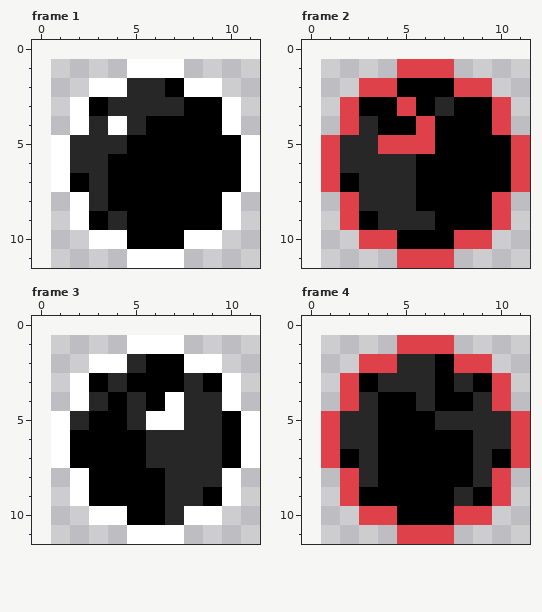
Two versions of one pixel-art file, assets/projectiles/default/proj.ase. Above is the file before it was changed.
11x11 pixels, 8 frames. Shown: frame 1, frame 2, frame 3, frame 4. The old version is drawn lined up with the new one, on the new canvas. The commit also changed other frames, which this record leaves out.
New version:
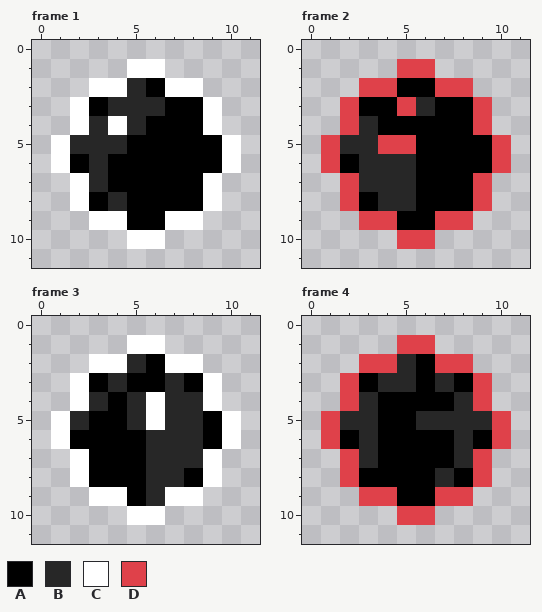
Palette (. is transparent): A #000000  B #272727  C #ffffff  D #df414a
Diff:
canvas 11x11 -> 12x12, the old top-left corner now at 1,1
Frame 1:
y 1: x 7 C -> .
y 2: x 6..7 BA -> AC; x 9 C -> .
y 3: x 7 B -> A; x 9..10 AC -> C.
y 4: x 9..10 AC -> C.
y 5: x 10..11 AC -> C.
y 6: x 2 B -> A; x 10..11 AC -> C.
y 7: x 1..2 CA -> .C; x 9..11 AAC -> C..
y 8: x 3..4 BA -> AB; x 9..10 AC -> C.
y 9: x 2..4 CAB -> .CC; x 7..10 AAAC -> CC..
y 10: x 3..9 CCAAACC -> ..CC...
y 11: x 5..7 CCC -> ...
Frame 2:
y 1: x 7 D -> .
y 2: x 7 A -> D; x 9 D -> .
y 3: x 6..7 AB -> BA; x 9..10 AD -> D.
y 4: x 6 D -> A; x 9..10 AD -> D.
y 5: x 6 D -> A; x 10..11 AD -> D.
y 6: x 2 B -> A; x 10..11 AD -> D.
y 7: x 1..2 DA -> .D; x 9..11 AAD -> D..
y 8: x 3 B -> A; x 9..10 AD -> D.
y 9: x 2..10 DABBBAAAD -> .DDAADD..
y 10: x 3..9 DDAAADD -> ..DD...
y 11: x 5..7 DDD -> ...
Frame 3:
y 1: x 7 C -> .
y 2: x 7 A -> C; x 9 C -> .
y 3: x 7..10 ABAC -> BAC.
y 4: x 6..7 AC -> CB; x 9..10 BC -> C.
y 5: x 7 C -> B; x 9..11 BAC -> AC.
y 6: x 9..11 BAC -> AC.
y 7: x 1..2 CA -> .C; x 9..11 BAC -> C..
y 8: x 6 A -> B; x 8..10 BBC -> AC.
y 9: x 2..4 CAA -> .CC; x 6..10 ABBAC -> BCC..
y 10: x 3..9 CCAABCC -> ..CC...
y 11: x 5..7 CCC -> ...
Frame 4:
y 1: x 7 D -> .
y 2: x 6..7 BA -> AD; x 9 D -> .
y 3: x 6..10 BABAD -> ABAD.
y 4: x 6 B -> A; x 8..10 ABD -> BD.
y 5: x 6 A -> B; x 10..11 BD -> D.
y 6: x 2 B -> A; x 8..11 ABBD -> BAD.
y 7: x 1..2 DA -> .D; x 8..11 ABAD -> BD..
y 8: x 3 B -> A; x 7 A -> B; x 9..10 BD -> D.
y 9: x 2..4 DAA -> .DD; x 7..10 ABAD -> DD..
y 10: x 3..9 DDAAADD -> ..DD...
y 11: x 5..7 DDD -> ...
Changed places in both pictures, as pixel boxes (x1, y1, x2, y2):
changed: (51, 59, 260, 268)
changed: (321, 59, 530, 268)
changed: (51, 335, 260, 544)
changed: (321, 335, 530, 544)
